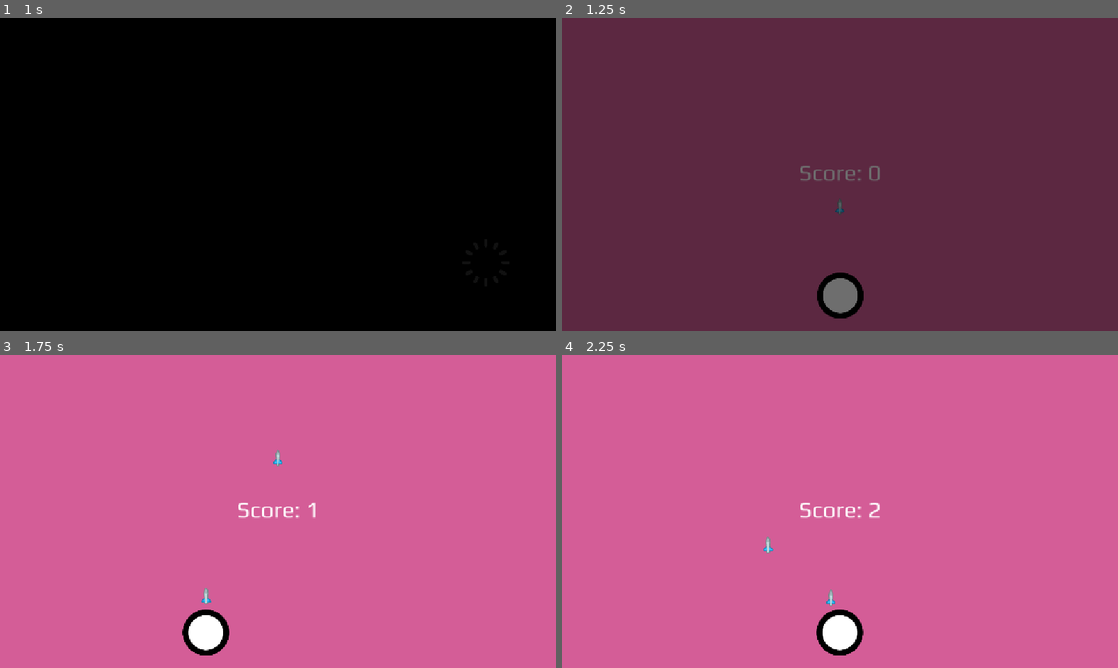
Above: before the commit, frames 1-4 (two rows, left to right).
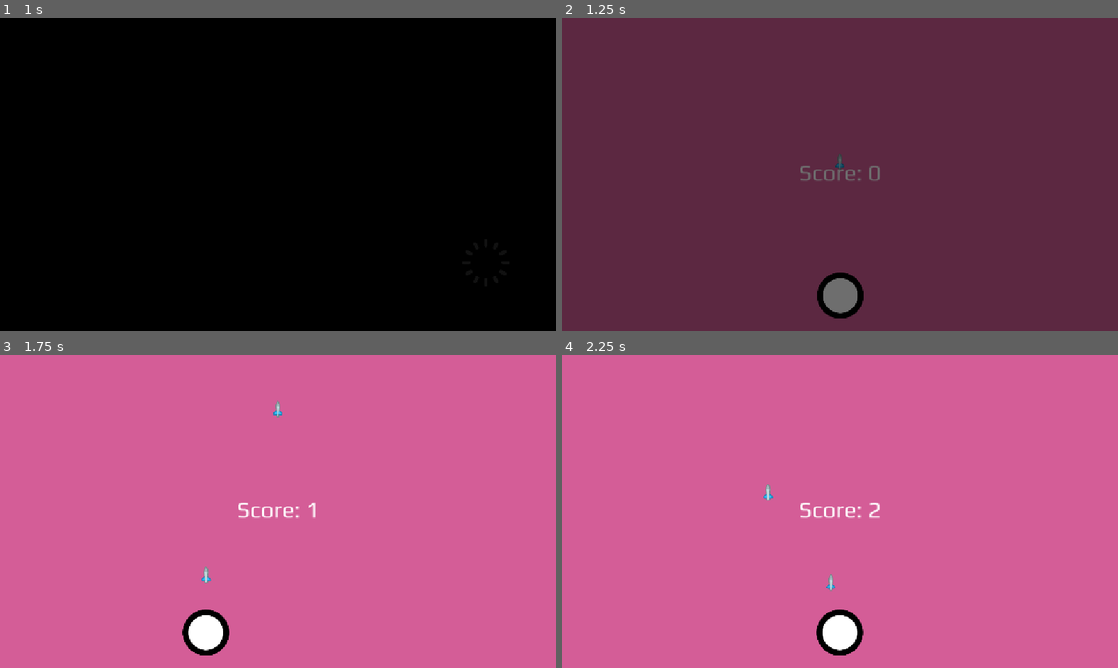
Above: after the commit, the same moments.

Repository: BB-69/Pal-lane
Game: Godot game, scene res://Scenes/_empty.tscn
Two runs of this game, one before a commit and one after it. Both use one fixed random seed, a clock stepped at 60 frames per second and the inputs below. Sound files missing from this copy of the repository are replaced by a short silence.
Inputs:
- Up to frame 1 (1 s): tap Enter (ui_accept) at 0.5, 0.77 s; hold D (Move-Right) from 0.53 s (still down); tap Space (Launch) at 0.6 s; tap S (Parry) at 0.8 s
- Up to frame 2 (1.25 s): keep holding D (Move-Right)
- Up to frame 3 (1.75 s): release D (Move-Right) at 1.28 s; hold A (Move-Left) from 1.28 s (still down); tap S (Parry) at 1.35 s; tap Enter (ui_accept) at 1.52 s; tap Space (Launch) at 1.55 s
- Up to frame 4 (2.25 s): release A (Move-Left) at 2.03 s; hold D (Move-Right) from 2.03 s (still down); tap Space (Launch) at 2.1 s

Frame 1 is identical in both runs. In frame 2, less than 0.1% of the frame differs, in the area x 49-51%, y 43-63%; in frame 3, 0.2%, in the area x 36-51%, y 14-80%; in frame 4, 0.2%.
Error after the commit: Invalid call. Nonexistent function 'execute' in base 'Nil'. (res://Scripts/Entity/player.gd:65)

Commit message:
Added ProjectileStorage

Diff:
--- a/Resources/Projectile/Normal.tres
+++ b/Resources/Projectile/Normal.tres
@@ -4,9 +4,9 @@
 
 [resource]
 script = ExtResource("1_2orid")
-speed = 0.0
-max_speed = 500
-acceleration = 500
+speed = 300.0
+max_speed = 400
+acceleration = 100
 damage = 10
 type = "Normal"
 metadata/_custom_type_script = "uid://cyd1bp18kso8d"
--- /dev/null
+++ b/Resources/Projectile/ProjectileStorage.tres
@@ -0,0 +1,12 @@
+[gd_resource type="Resource" script_class="ProjectileStorage" load_steps=2 format=3 uid="uid://cwp2iuu47n3uv"]
+
+[ext_resource type="Script" uid="uid://bqcrrptceyix8" path="res://Scripts/ResourceTemplate/ProjectileStorage.gd" id="1_bqf4w"]
+
+[resource]
+script = ExtResource("1_bqf4w")
+total_missile = Dictionary[String, int]({
+"Golden": 0,
+"Love": 0,
+"Normal": 0
+})
+metadata/_custom_type_script = "uid://bqcrrptceyix8"
--- a/Scenes/Entity/player.tscn
+++ b/Scenes/Entity/player.tscn
@@ -1,8 +1,9 @@
-[gd_scene load_steps=12 format=3 uid="uid://c3aah6672ic1q"]
+[gd_scene load_steps=13 format=3 uid="uid://c3aah6672ic1q"]
 
 [ext_resource type="Script" uid="uid://dkw520xjw71f7" path="res://Scripts/Entity/Player.gd" id="1_re1fo"]
 [ext_resource type="PackedScene" uid="uid://coj6ugnk1647e" path="res://Scenes/EntityBase/base_component.tscn" id="2_hw5wg"]
 [ext_resource type="Texture2D" uid="uid://bmxwcmb1ivxn8" path="res://Assets/Sprite/Game/Circle1.png" id="2_odi8b"]
+[ext_resource type="Resource" uid="uid://cwp2iuu47n3uv" path="res://Resources/Projectile/ProjectileStorage.tres" id="2_ox502"]
 [ext_resource type="PackedScene" uid="uid://o8bbqfgyfauk" path="res://Scenes/EntityBase/movement_component.tscn" id="3_2roui"]
 [ext_resource type="PackedScene" uid="uid://14i6skgyucqh" path="res://Scenes/EntityBase/action_component.tscn" id="4_2roui"]
 [ext_resource type="Script" uid="uid://dq8dlxwoubotf" path="res://Scripts/ResourceTemplate/ActionData.gd" id="5_7lf8o"]
@@ -38,6 +39,7 @@
 act = NodePath("Action")
 col = NodePath("CollisionShape2D")
 hurt = NodePath("HurtBox")
+total_missile = ExtResource("2_ox502")
 
 [node name="Base" parent="." instance=ExtResource("2_hw5wg")]
 tag = "player"
--- a/Scripts/Entity/player.gd
+++ b/Scripts/Entity/player.gd
@@ -23,7 +23,7 @@
 		}
 		_: return null
 
-@export var parry_cooldown = 0.5
+@export_group("Stat")
 @export var max_hp = 5
 
 var current_hp = max_hp
@@ -34,18 +34,37 @@
 func _ready() -> void:
 	_init_statics()
 
+	init_action_time()
+
 func _physics_process(delta: float) -> void:
 	_update_statistics()
 
 	mov._physics_update(delta)
 	move_and_slide()
 
-	process_action()
+	process_action(delta)
 
-func process_action():
-	if Input.is_action_just_pressed("Launch"): act.get_action("Launch").execute(self, {
-		"rotation": 0
-	})
+@export_group("Action")
+var time: float = 0.0
+var action_time: Dictionary[String, float] = {}
+@export var cooldowns: Dictionary[String, float] = {
+	"Launch": 0.25,
+	"Parry": 0.5,
+}
+@export var total_missile: ProjectileStorage
+
+func init_action_time():
+	for action_name in cooldowns.keys():
+		action_time[action_name] = 0.0
+
+func process_action(delta):
+	time += delta
+	var action_names = cooldowns.keys()
+	for action_name in action_names: if (time - action_time[action_name] > cooldowns[action_name]) and Input.is_action_just_pressed(action_name):
+		action_time[action_name] = time
+		act.get_action(action_name).execute(self, {
+			"rotation": 0
+		})
 
 
 
--- /dev/null
+++ b/Scripts/ResourceTemplate/ProjectileStorage.gd
@@ -0,0 +1,3 @@
+extends Resource
+class_name ProjectileStorage
+@export var total_missile: Dictionary[String, int] = {}
--- a/project.godot
+++ b/project.godot
@@ -82,6 +82,10 @@
 ]
 }
 
+[physics]
+
+2d/default_gravity=0.0
+
 [rendering]
 
 renderer/rendering_method="gl_compatibility"
Not shown, added: Scripts/ResourceTemplate/ProjectileStorage.gd.uid
